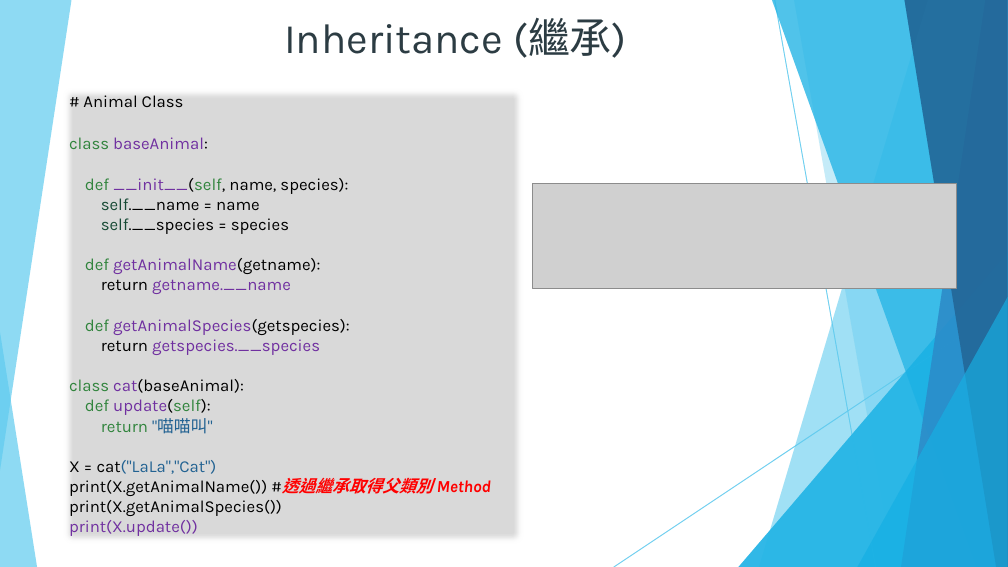
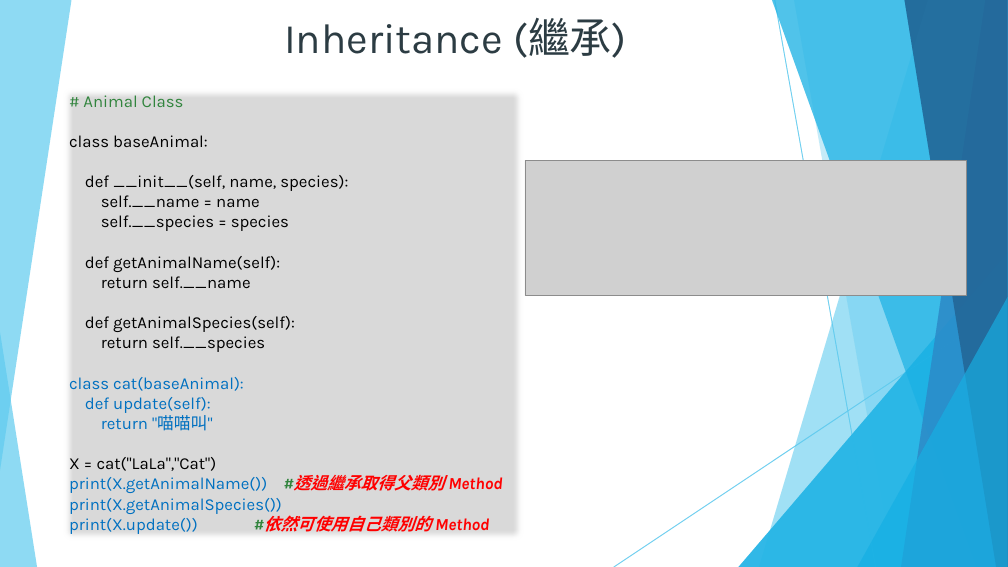
Before and after one commit to DavidChu0424/PythonIntroduction, a slide deck: slide 83 of Python Introduction.pptx (slide 71 before the commit). Drawn at 1008x567 pixels with LibreOffice and Linux fonts; fonts in the diff are those of the drawing; grey boxes stand for pictures. Boxes give left, top, right and bottom in pixels: in the first picture for what was removed or moved away, otherwise in the second. Text is boxed around its words. In the diff, an @@ line names an element or a change of style, - is before the commit and + after.

```diff
--- a/Python Introduction.pptx
+++ b/Python Introduction.pptx
@@ text at (x1=69, y1=95, x2=502, y2=514): text colour #000000 to #31843D in "# Animal Class", "#透過繼承取得父類別"; text colour #31843D to #000000 in "class", "def __init__(self,"; text colour #7030A0 to #000000 in "baseAnimal:", "__init__(self,"; text colour #174A36 to #000000 in "self.__name", "self.__species"; text colour #31843D to #0070C0 in "class", "def update(self):", "return"; text colour #7030A0 to #0070C0 in "cat(baseAnimal):", "update(self):"; text colour #000000 to #0070C0 in "cat(baseAnimal):", "update(self):", "print(X.getAnimalName())", "print(X.getAnimalSpecies())"; text colour #226292 to #0070C0 in ""喵喵叫""; text colour #226292 to #000000 in "cat("LaLa","Cat")"; bold on, italic on in "#透過繼承取得父類別" @@
@@ picture resized from (x1=533, y1=184, x2=957, y2=288) to (x1=525, y1=160, x2=966, y2=296) @@
@@ text at (x1=85, y1=256, x2=295, y2=352): text changed; text colour #7030A0 to #000000 @@
-def getAnimalName(getname):
-return getname.__name
-def getAnimalSpecies(getspecies):
-return getspecies.__species
+def getAnimalName(self):
+return self.__name
+def getAnimalSpecies(self):
+return self.__species
@@ text at (x1=69, y1=515, x2=489, y2=534): text changed; text colour #7030A0 to #0070C0 @@
-print(X.update())
+print(X.update()) #依然可使用自己類別的 Method
```
Also in this commit, not shown: 38 other slides changed, 12 slides added.
